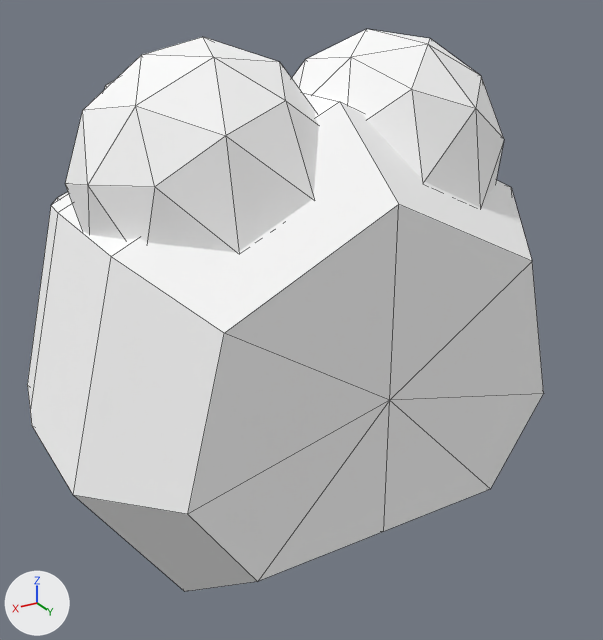
Two versions of the FBX model PolygonSnakeUnity/Assets/Meshes/Sepents/SerpentBasic_Tete.FBX, one commit apart.
One viewpoint serves both versions: a 50 mm camera at (0.664, 1.287, 0.925) aimed at (-0.048, 0.101, 0.332). Arrows for +X, +Y and +Z are at lower left; the lights stay in place. Mesh edges are drawn as thin lines. Where no turn or scale is listed for an object, it has been applied to the vertices.

Names of what the first picture shows: 'SerpentBasic_Tete'.
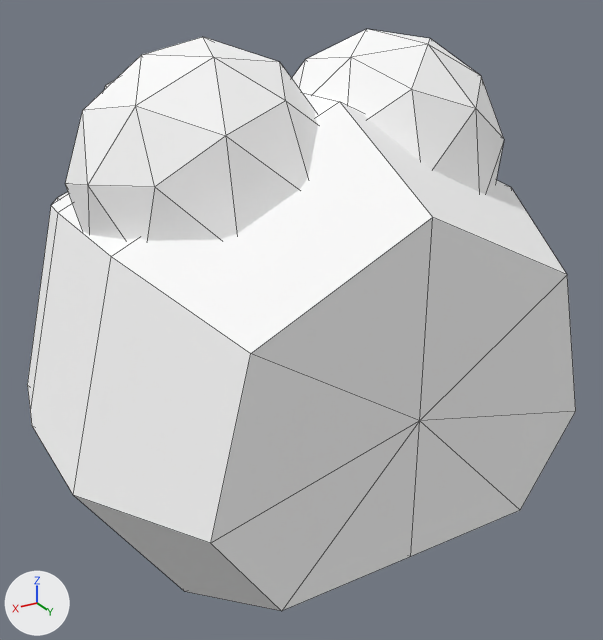
What differs and where, as boxes (x1, y1, x2, y2) in the pictures (603 x 640 px; the box of a moved part takes in the faces that stretch with it):
'SerpentBasic_Tete', reshaped (6% wider)
    before: (27, 29, 544, 591)
    after: (27, 29, 576, 611)
part 1 of me_mesh, moved or reshaped
    before: (73, 102, 544, 591)
    after: (73, 102, 576, 611)

The change in detail:
me_mesh has 291 vertices, 362 faces and spans x -0.434..0.434, y -0.436..0.43, z 0.0..0.826.
me_mesh is used by ob_serpentbasic_tete; location (0.0, 0.0, 0.0).
me_mesh part 1: all 9 vertices in x -0.324..0.324, y 0.43, z 0.102..0.629 are moved by (0.0, 0.07, 0.0).
